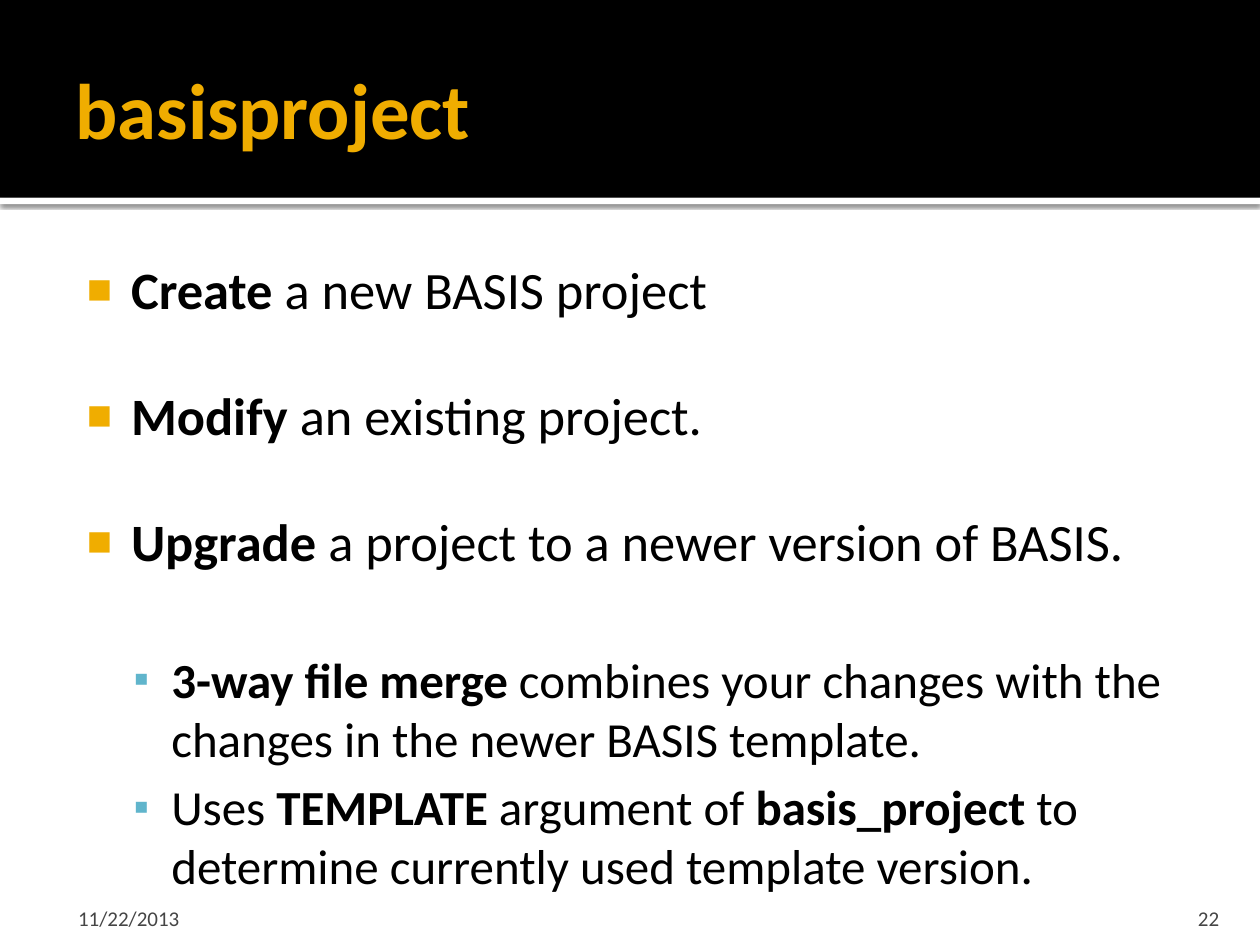
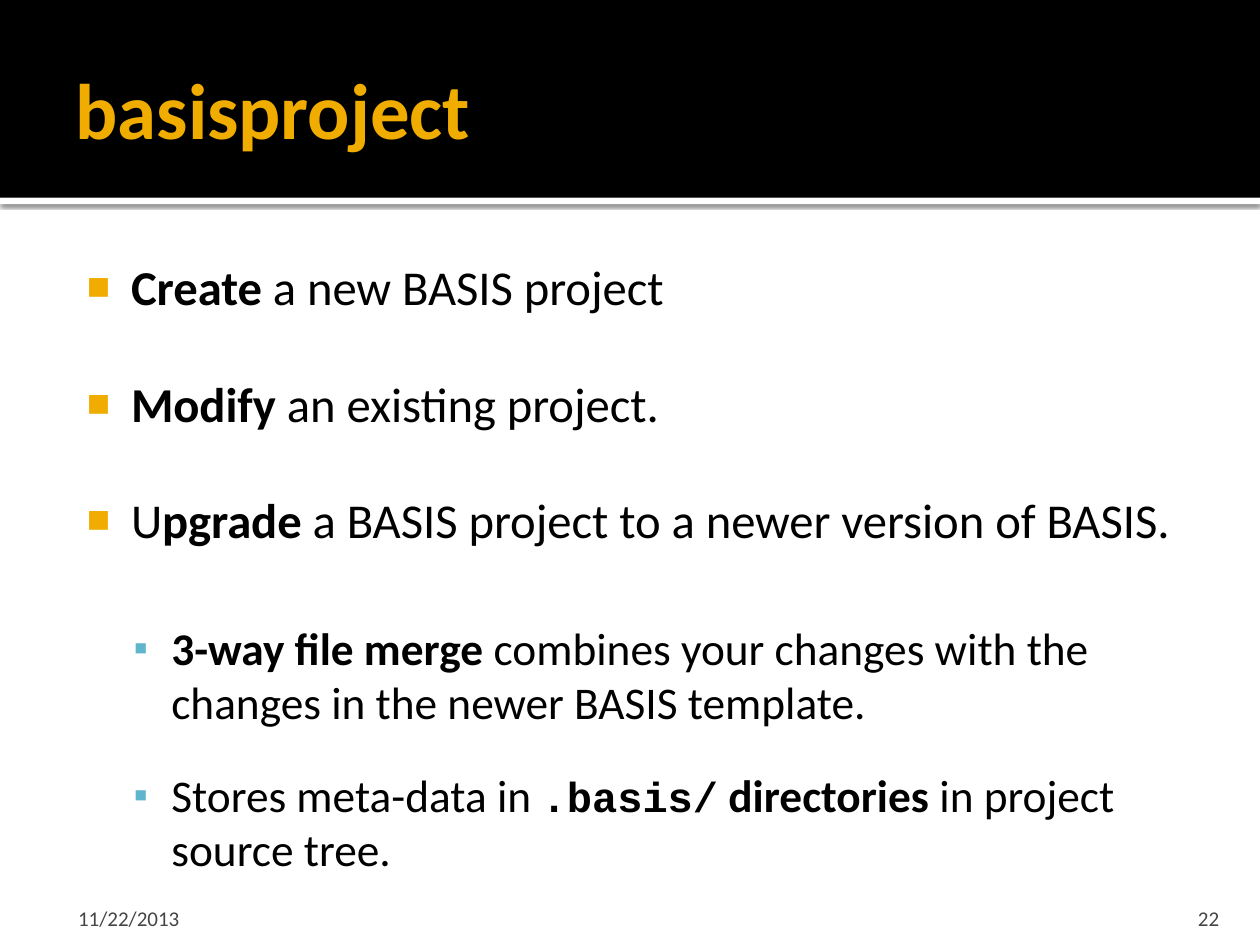
Before and after one commit to cmake-basis/legacy, a slide deck: slide 22 of doc/BASIS_Introduction.pptx. Drawn at 1260x945 pixels with LibreOffice and Linux fonts; fonts in the diff are those of the drawing. Boxes give left, top, right and bottom in pixels: in the first picture for what was removed or moved away, otherwise in the second. Text is boxed around its words. In the diff, an @@ line names an element or a change of style, - is before the commit and + after.

Commit message:
Issue #237, major update to BASIS_Introduction.pptx, improving wording and updating reference plus version information to new git location.

```diff
--- a/doc/BASIS_Introduction.pptx
+++ b/doc/BASIS_Introduction.pptx
@@ text at <box>131,271,1088,727</box>: size 30 to 27.8 pt in "Create a new BASIS project", "Modify an existing project."; size 28 to 25.9 pt in "3-way file merge combines your changes with ..." @@
@@ text at <box>131,504,1170,547</box>: text changed; size 30 to 27.8 pt @@
-■ Upgrade a project to a newer version of BASIS.
+■ Upgrade a BASIS project to a newer version of BASIS.
@@ text at <box>171,780,1114,867</box>: text changed; size 28 to 25.9 pt @@
-  ▪ Uses TEMPLATE argument of basis_project to determine currently used template version.
+  ▪ Stores meta-data in .basis/ directories in project source tree.
```
Also in this commit, not shown: 10 other slides changed, 4 slides added.
